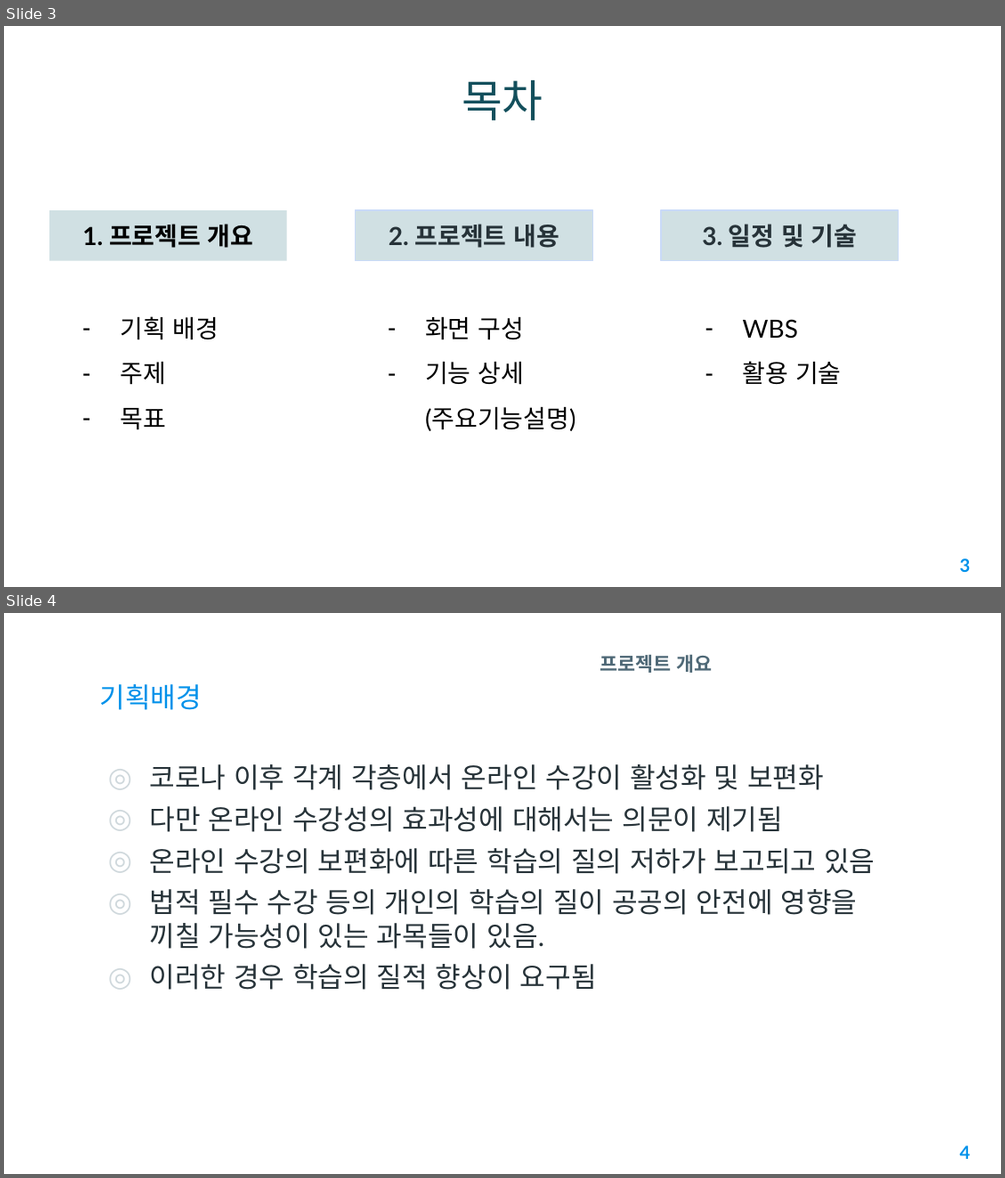
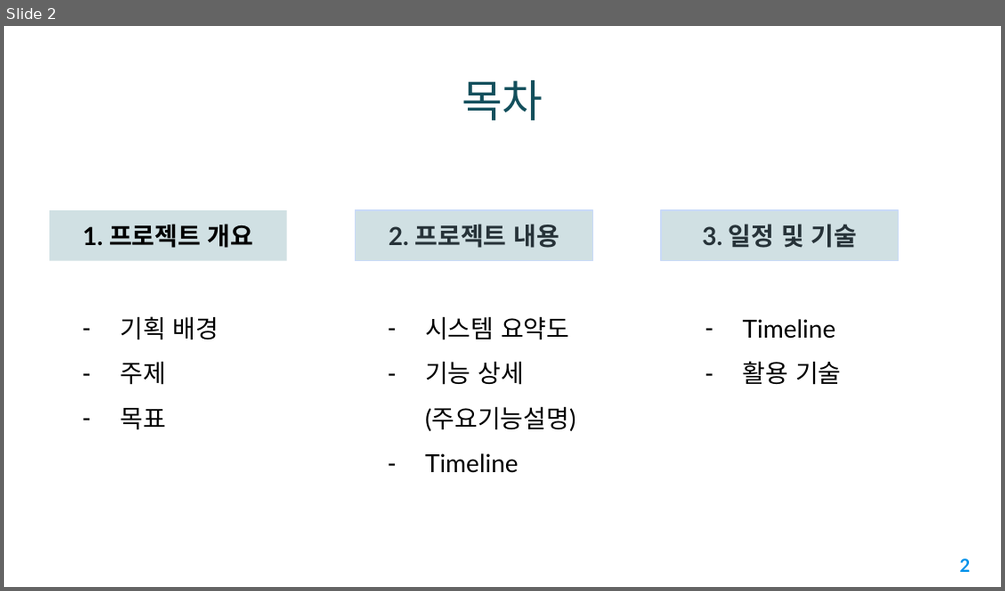
Before and after one commit to CQ-01/DrowsyDetect, a slide deck: concentration_detect/2조_온라인수강_집중도_감지시스템_프로젝트.pptx. Shown one above the other, each under a label of ours: slides 3 and 4 before the commit, slide 2 after it. The pictures are 1005x1178 and 1005x591 pixels, drawn with LibreOffice and Linux fonts; fonts in the diff are those of the drawing; background and template pictures are left out. Boxes give left, top, right and bottom in pixels: in the first picture for what was removed or moved away, otherwise in the second. Text is boxed around its words. In the diff, an @@ line names an element or a change of style, - is before the commit and + after.

```diff
--- a/concentration_detect/2조_온라인수강_집중도_감지시스템_프로젝트.pptx
+++ b/concentration_detect/2조_온라인수강_집중도_감지시스템_프로젝트.pptx
@@ slide 4 removed at <box>4,613,1001,1174</box>, background picture (left out) @@
@@ text removed at <box>599,654,712,673</box> @@
-프로젝트 개요
@@ title removed at <box>100,684,202,710</box> @@
-기획배경
@@ text removed at <box>150,764,874,989</box> @@
-◎ 코로나 이후 각계 각층에서 온라인 수강이 활성화 및 보편화
-◎ 다만 온라인 수강성의 효과성에 대해서는 의문이 제기됨
-◎ 온라인 수강의 보편화에 따른 학습의 질의 저하가 보고되고 있음
-◎ 법적 필수 수강 등의 개인의 학습의 질이 공공의 안전에 영향을 끼칠 가능성이 있는 과목들이 있음.
-◎ 이러한 경우 학습의 질적 향상이 요구됨
@@ page number removed at <box>960,1145,971,1159</box> @@
-4
@@ what was slide 3 is now slide 2 @@
@@ slide 2 changed as well @@
@@ text at <box>425,317,569,340</box>: text changed @@
-– 화면 구성
+– 시스템 요약도
@@ text at <box>743,319,836,338</box>: text changed @@
-– WBS
+– Timeline
@@ text at <box>425,453,518,473</box>: paragraph added @@
+– Timeline
@@ page number at <box>960,558,971,572</box>: text changed @@
-3
+2
```
Also in this commit, not shown: 5 other slides changed, 2 slides added, 7 other slides removed.
